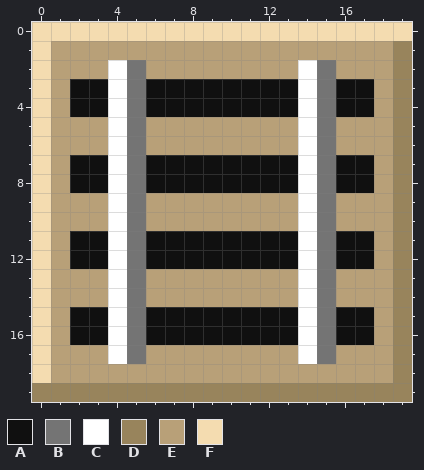
Pixel-art sprite: src/sprites/727.png. Above, as it was before the edit.
The file is 20x20 pixels.
Palette (. is transparent): A #101010  B #747474  C #ffffff  D #98845c  E #b8a078  F #f4dcb0
Now the later version:
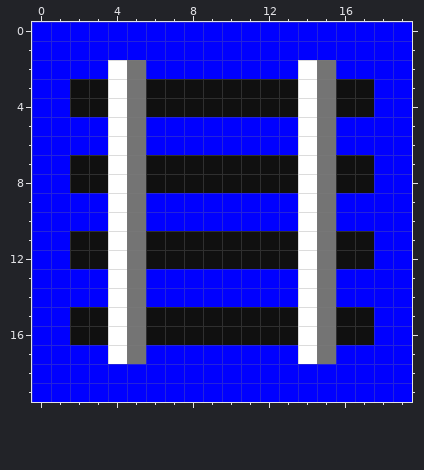
The exact change:
colour E: #b8a078 -> #0000ff
Changed rows in their new state; - is a pixel that keeps its letter.
first column x 0:
 0 EEEEEEEEEEEEEEEEEEEE
 1 E------------------E
 2 E------------------E
 3 E------------------E
 4 E------------------E
 5 E------------------E
 6 E------------------E
 7 E------------------E
 8 E------------------E
 9 E------------------E
10 E------------------E
11 E------------------E
12 E------------------E
13 E------------------E
14 E------------------E
15 E------------------E
16 E------------------E
17 E------------------E
18 E------------------E
19 EEEEEEEEEEEEEEEEEEEE
Boxes around the changes in both pictures, in picture pixels (x1, y1, x2, y2):
changed: (32, 22, 412, 402)
